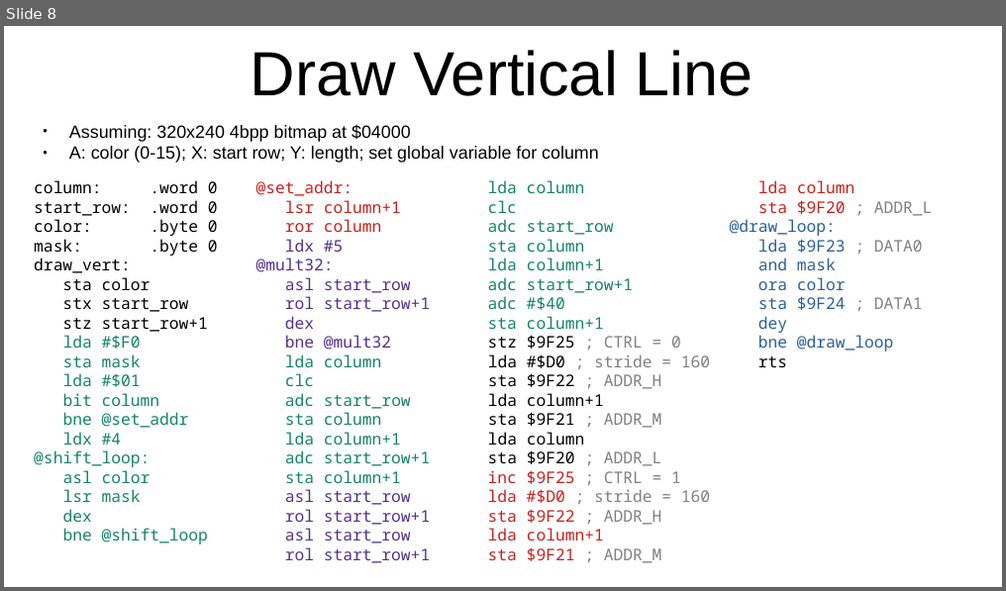
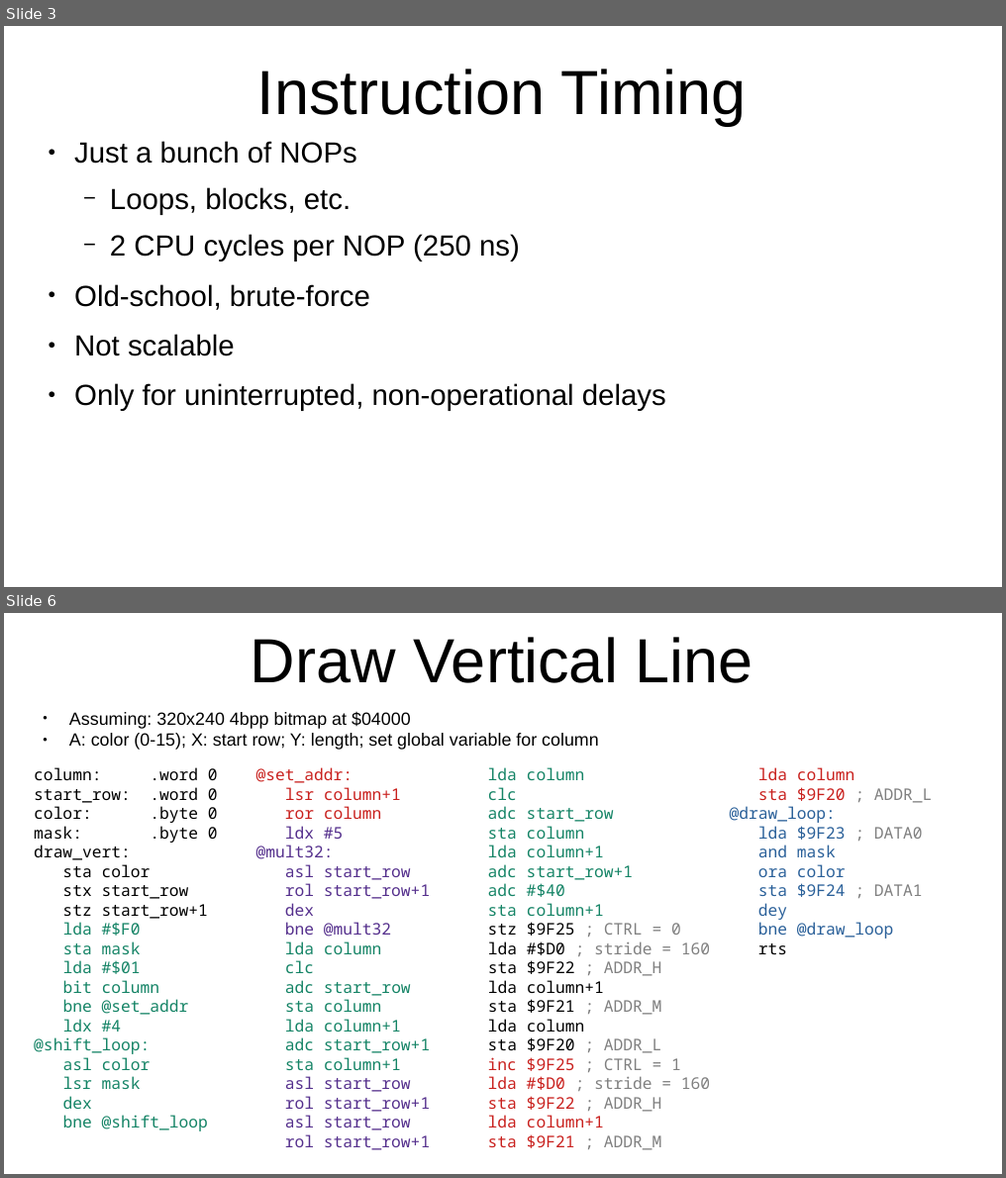
Before and after one commit to SlithyMatt/x16-assembly-tutorial, a slide deck: Lesson16/Lesson16.odp. Shown one above the other, each under a label of ours: slide 8 before the commit, slides 3 and 6 after it; the slides between them are not shown. The pictures are 1006x591 and 1006x1178 pixels, drawn with LibreOffice and Linux fonts; fonts in the diff are those of the drawing. Boxes give left, top, right and bottom in pixels: in the first picture for what was removed or moved away, otherwise in the second. Text is boxed around its words. In the diff, an @@ line names an element or a change of style, - is before the commit and + after.

```diff
--- a/Lesson16/Lesson16.odp
+++ b/Lesson16/Lesson16.odp
@@ slide 3 added at box(4, 26, 1002, 587), background #FFFFFF @@
@@ title added at box(257, 69, 746, 125), 60 pt, text #000000 @@
+Instruction Timing
@@ text added at box(74, 141, 666, 411), 28 pt, text #000000 @@
+● Just a bunch of NOPs
+  − Loops, blocks, etc.
+  − 2 CPU cycles per NOP (250 ns)
+● Old-school, brute-force
+● Not scalable
+● Only for uninterrupted, non-operational delays
@@ what was slide 8 is now slide 6 @@
```
Also in this commit, not shown: 1 slide changed, 4 other slides added, 7 slides removed.
